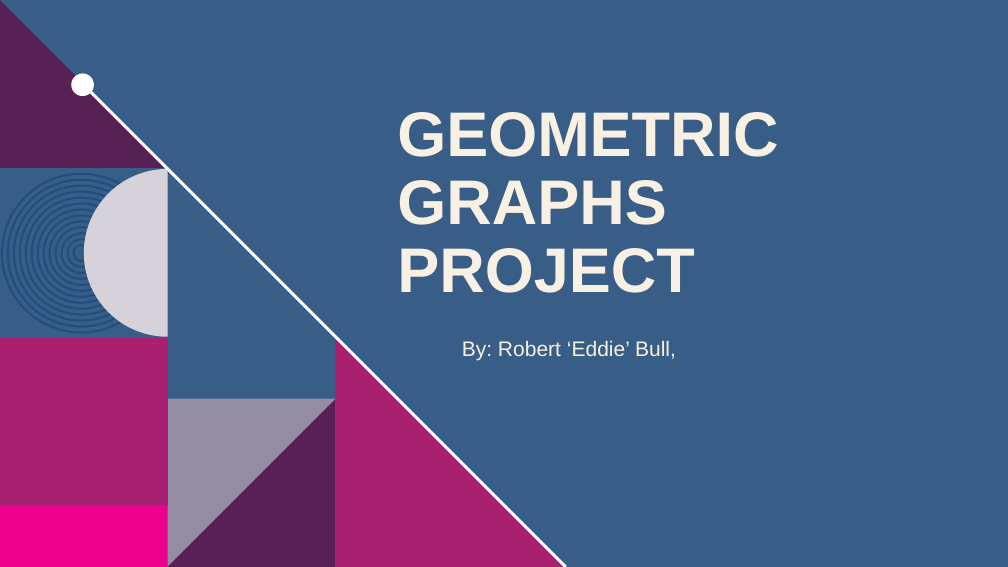
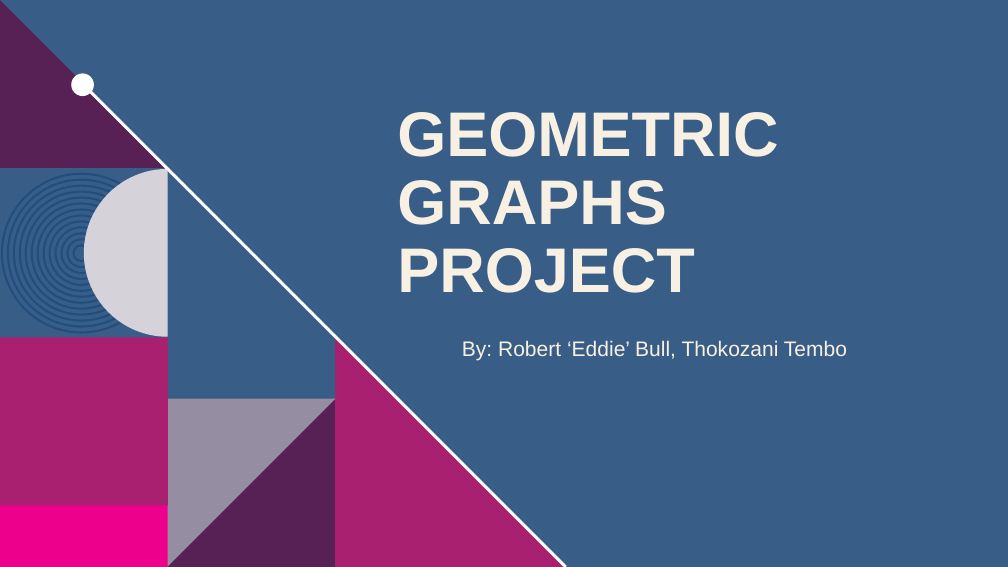
Before and after one commit to RGB406/math420_group_project_2, a slide deck: slide 1 of Project/FinalPres.pptx. Drawn at 1008x567 pixels with LibreOffice and Linux fonts; fonts in the diff are those of the drawing; background and template pictures are left out. Boxes give left, top, right and bottom in pixels: in the first picture for what was removed or moved away, otherwise in the second. Text is boxed around its words. In the diff, an @@ line names an element or a change of style, - is before the commit and + after.

Commit message:
No major cchanges

```diff
--- a/Project/FinalPres.pptx
+++ b/Project/FinalPres.pptx
@@ text at <box>462,340,847,360</box>: text changed @@
-By: Robert ‘Eddie’ Bull,
+By: Robert ‘Eddie’ Bull, Thokozani Tembo
```
